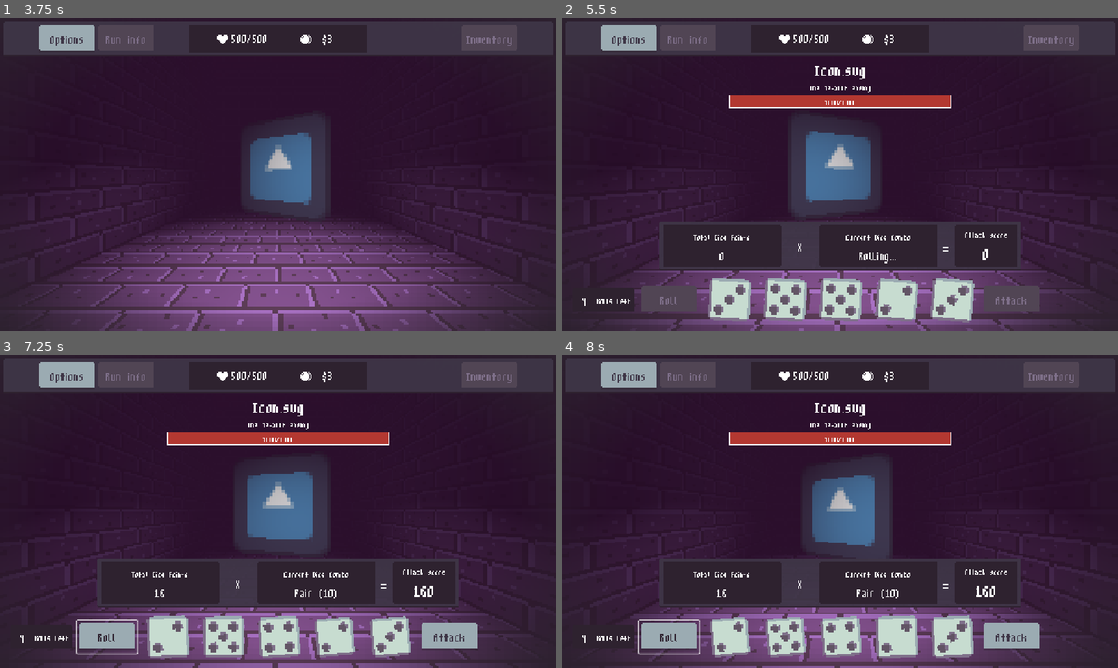
Above: before the commit, frames 1-4 (two rows, left to right).
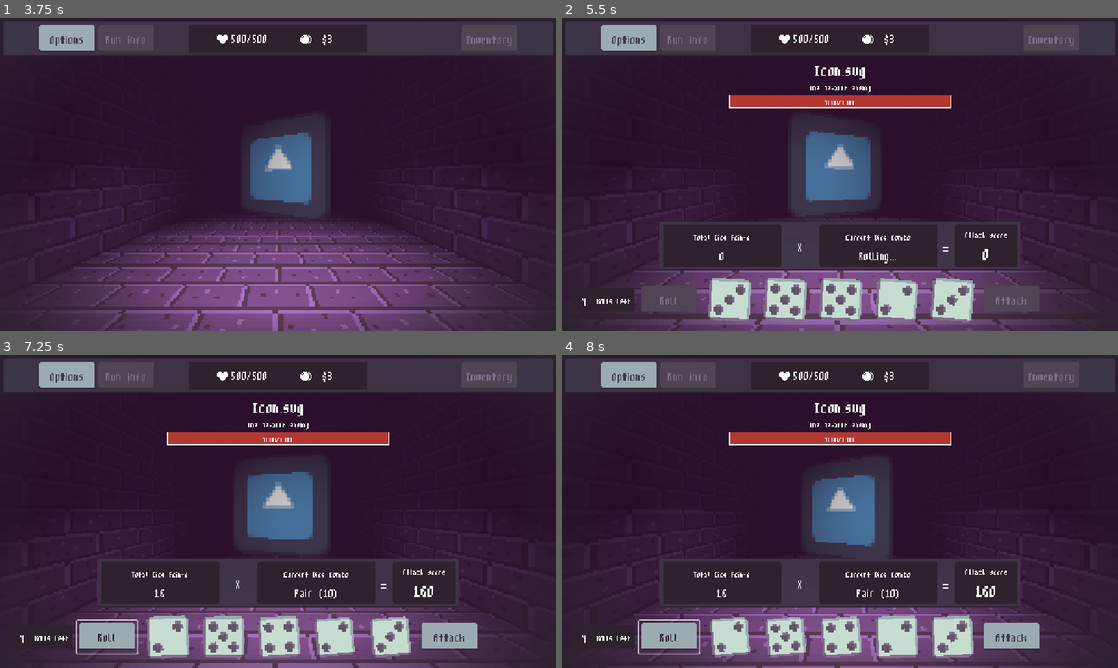
Above: after the commit, the same moments.

Repository: wokeraccoon/DiceGame
Game: Godot game, scene res://scenes/main.tscn
Same seed, same stepped clock (60 frames per second), same inputs: the game is played once before the commit and once after it. The engine's default icon, where the game draws it, is replaced by a stand-in: a white triangle on a blue panel in a dark square.
Inputs (mouse positions are in pixels of both pictures, inside the frame that each line leads up to):
- Up to frame 1 (3.75 s): move the mouse to (400, 158) at 0.52 s; hold D (turn_right) 0.53-1.28 s; move the mouse to (166, 190) at 1.27 s; hold S (walk_backwards) 1.28-2.03 s; move the mouse to (333, 105) at 2.02 s; hold D (turn_right) 2.03-2.75 s; click "Play" at 2.75 s; move the mouse to (250, 237) at 3.52 s; hold W (walk_forward) from 3.53 s (still down)
- Up to frame 2 (5.5 s): move the mouse to (1006, 221) at 4.27 s; release W (walk_forward) at 4.28 s; hold A (turn_left) from 4.28 s (still down); move the mouse to (673, 127) at 5.02 s
- Up to frame 3 (7.25 s): move the mouse to (305, 511) at 5.77 s; release A (turn_left) at 5.78 s; hold S (walk_backwards) 5.78-6.53 s; move the mouse to (194, 433) at 6.52 s; hold D (turn_right) from 6.53 s (still down)
- Up to frame 4 (8 s): move the mouse to (962, 495) at 7.27 s; release D (turn_right) at 7.28 s; hold W (walk_forward) from 7.28 s (still down)

Frame 1 is identical in both runs. In frame 2, 0.1% of the frame differs, in the area x 13-87%, y 44-100%; in frame 3, 0.5%, in the area x 9-91%, y 37-97%; in frame 4, 0.5%.

Commit message:
fixed unused variables errors

Diff:
--- a/dice/dice.gd
+++ b/dice/dice.gd
@@ -51,7 +51,7 @@
 
 	animation_player.play("DICE_INTRO")
 
-func _process(delta: float) -> void:
+func _process(_delta: float) -> void:
 
 	match dice_state:
 
--- a/scenes/game/battle_stage/battle_stage.gd
+++ b/scenes/game/battle_stage/battle_stage.gd
@@ -5,6 +5,7 @@
 @onready var player_animation_player: AnimationPlayer = $PlayerAnimationPlayer
 @onready var enemy_sprite: Sprite3D = %EnemySprite
 @onready var damage_vignette: TextureRect = $DamageVignette
+
 
 signal battle_ready
 signal player_attacked
@@ -18,6 +19,8 @@
 func start_intro() -> void:
 	enemy_animation_player.play("ENEMY_IDLE")
 	player_animation_player.play("PLAYER_INTRO")
+	await player_animation_player.animation_finished
+	battle_ready.emit()
 
 func player_turn() -> void:
 	enemy_animation_player.play("ENEMY_IDLE")
--- a/scenes/game/battle_stage/battle_stage.tscn
+++ b/scenes/game/battle_stage/battle_stage.tscn
@@ -294,20 +294,6 @@
 "handle_modes": PackedInt32Array(0, 0),
 "points": PackedFloat32Array(5, -0.25, 0, 1, -0.0294418, 0, -0.64, 0.00384025, 0.25, 0),
 "times": PackedFloat32Array(0, 1)
-}
-tracks/1/type = "method"
-tracks/1/imported = false
-tracks/1/enabled = true
-tracks/1/path = NodePath(".")
-tracks/1/interp = 1
-tracks/1/loop_wrap = true
-tracks/1/keys = {
-"times": PackedFloat32Array(0.98),
-"transitions": PackedFloat32Array(1),
-"values": [{
-"args": [&"battle_ready"],
-"method": &"emit_signal"
-}]
 }
 
 [sub_resource type="Animation" id="Animation_1ybse"]
--- a/scenes/game/top_bar_ui/top_bar_ui.gd
+++ b/scenes/game/top_bar_ui/top_bar_ui.gd
@@ -7,7 +7,7 @@
 
 signal options_menu_requested
 
-func _process(delta: float) -> void:
+func _process(_delta: float) -> void:
 	if Input.is_action_just_pressed("pause_game"):
 		options_menu_requested.emit()
 
--- a/scenes/options_menu/options_menu_ui.gd
+++ b/scenes/options_menu/options_menu_ui.gd
@@ -8,7 +8,7 @@
 
 signal back_to_game_requested
 
-func _process(delta: float) -> void:
+func _process(_delta: float) -> void:
 	if Input.is_action_just_pressed("pause_game"):
 		back_to_game_requested.emit()
 
